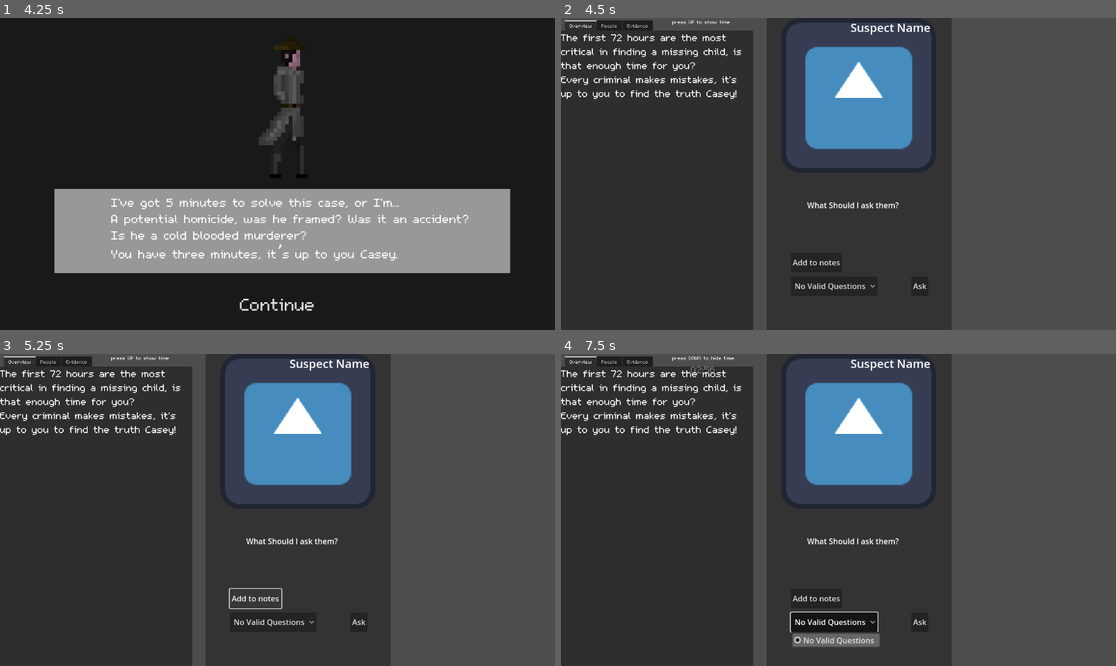
Above: before the commit, frames 1-4 (two rows, left to right).
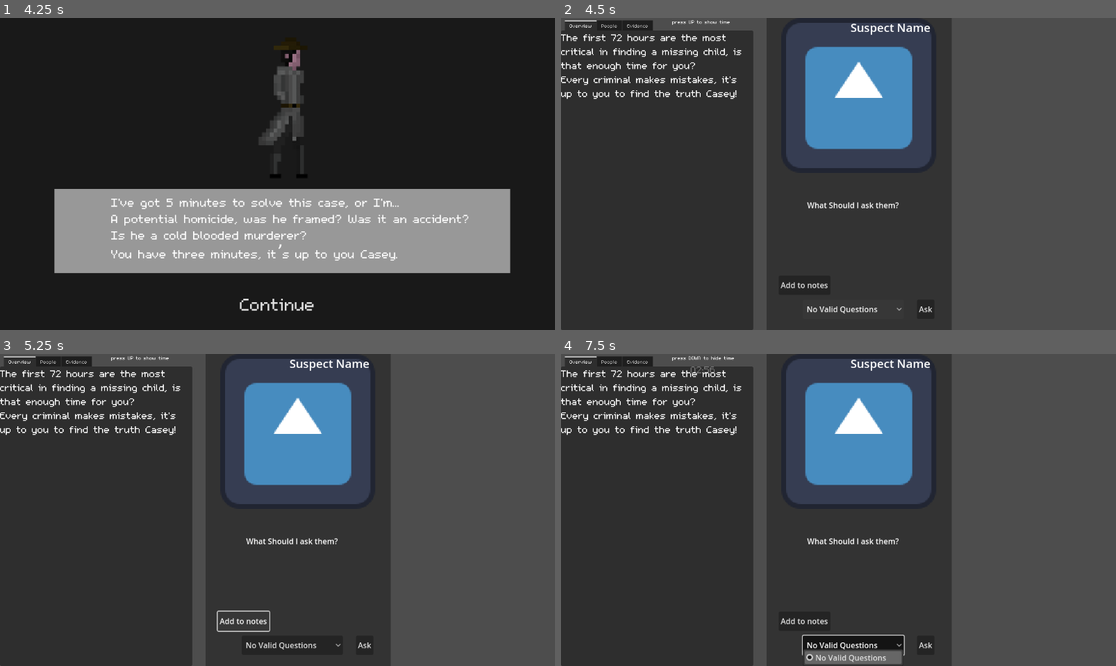
Above: after the commit, the same moments.

Repository: SalpinxAri/Speed-Sleuth
Game: Godot game, scene res://scenes/menu.tscn
Same seed, same stepped clock (60 frames per second), same inputs: the game is played once before the commit and once after it. The engine's default icon, where the game draws it, is replaced by a stand-in: a white triangle on a blue panel in a dark square.
Inputs:
- Up to frame 1 (4.25 s): click "Case 1" at 0.5 s; click "Continue" at 1.25 s; click "Continue" at 2 s; tap Enter at 2.75 s; hold Up (ui_up) 2.78-3.53 s; tap Space at 3.5 s; hold Down (ui_down) from 3.53 s (still down)
- Up to frame 2 (4.5 s): release Down (ui_down) at 4.25 s; click "Continue" at 4.25 s
- Up to frame 3 (5.25 s): click "Add to notes" at 5 s
- Up to frame 4 (7.5 s): click "Ask" at 5.75 s; click "No Valid Questions" at 6.5 s; hold Up (ui_up) from 7.28 s (still down)

Frame 1 is identical in both runs. In frame 2, 0.4% of the frame differs, in the area x 39-67%, y 77-95%; in frame 3, 0.6%; in frame 4, 2.5%, in the area x 39-67%, y 77-100%.

Commit message:
Another update. Im going to sleep now, but will work more tommorw.
REMEMBER: 4:00 PM IS OUR DEADLINE

Diff:
--- a/second-game/scenes/ask_questions.tscn
+++ b/second-game/scenes/ask_questions.tscn
@@ -7,6 +7,7 @@
 [ext_resource type="Script" uid="uid://ceafoki62q5m0" path="res://scripts/questions.gd" id="5_nfgpo"]
 [ext_resource type="Script" uid="uid://sej7alfkvpjt" path="res://scripts/add_to_notes_button.gd" id="6_ilq03"]
 [ext_resource type="Script" uid="uid://d3fu7lvxyqoaf" path="res://scripts/ask_question.gd" id="7_btou2"]
+[ext_resource type="Script" uid="uid://c2i0eus2cpqdn" path="res://scripts/response.gd" id="8_qdwts"]
 
 [sub_resource type="LabelSettings" id="LabelSettings_klkq2"]
 font_size = 24
@@ -60,13 +61,15 @@
 
 [node name="Questions" type="BoxContainer" parent="."]
 layout_mode = 0
-offset_left = 50.0
-offset_top = 537.0
-offset_right = 230.0
-offset_bottom = 577.0
+offset_left = 75.0
+offset_top = 585.0
+offset_right = 255.0
+offset_bottom = 625.0
 
 [node name="OptionButton" type="OptionButton" parent="Questions"]
+custom_minimum_size = Vector2(209.64, 0)
 layout_mode = 2
+clip_text = true
 selected = 0
 fit_to_longest_item = false
 allow_reselect = true
@@ -78,10 +81,10 @@
 
 [node name="Add_to_notes" type="BoxContainer" parent="."]
 layout_mode = 0
-offset_left = 50.0
-offset_top = 488.0
-offset_right = 157.0
-offset_bottom = 528.0
+offset_left = 25.0
+offset_top = 535.0
+offset_right = 132.0
+offset_bottom = 575.0
 
 [node name="Button" type="Button" parent="Add_to_notes"]
 layout_mode = 2
@@ -90,10 +93,10 @@
 
 [node name="Ask_question" type="BoxContainer" parent="."]
 layout_mode = 0
-offset_left = 300.0
-offset_top = 537.0
-offset_right = 340.0
-offset_bottom = 577.0
+offset_left = 312.0
+offset_top = 585.0
+offset_right = 352.0
+offset_bottom = 625.0
 
 [node name="Button" type="Button" parent="Ask_question"]
 layout_mode = 2
@@ -117,9 +120,11 @@
 horizontal_alignment = 1
 vertical_alignment = 1
 autowrap_mode = 3
+script = ExtResource("8_qdwts")
 
 [connection signal="choice_changed" from="." to="Suspect_img/TextureRect" method="_on_ask_questions_choice_changed"]
 [connection signal="choice_changed" from="." to="Suspect_name/Label" method="_on_ask_questions_choice_changed"]
 [connection signal="choice_changed" from="." to="Questions/OptionButton" method="_on_ask_questions_choice_changed"]
 [connection signal="choice_changed" from="." to="Ask_question/Button" method="_on_ask_questions_choice_changed"]
+[connection signal="choice_changed" from="." to="Response/Label" method="_on_ask_questions_choice_changed"]
 [connection signal="item_selected" from="Questions/OptionButton" to="Ask_question/Button" method="_on_option_button_item_selected"]
--- a/second-game/scripts/add_to_notes_button.gd
+++ b/second-game/scripts/add_to_notes_button.gd
@@ -2,3 +2,5 @@
 
 #TODO
 #When this is pressed make it add stuff to the notes. I cant do this yet
+
+var current_info = 0
--- a/second-game/scripts/questions.gd
+++ b/second-game/scripts/questions.gd
@@ -5,7 +5,7 @@
 var suspect_name = "Adolphne Sax"
 var is_suspect = false
 
-var questions = [false, false, false, false, false]
+var questions = 1
 # Need to import these based on which person it is.
 var questions_text = []
 
@@ -45,7 +45,6 @@
 				"Do you have any children of your own, or are you looking to have children of your own?"
 			]
 		_:
-			print("WITNESS", suspect_name)
 			is_suspect = false
 			questions_text = [
 				"What did you witness?"
@@ -54,8 +53,8 @@
 	if is_suspect:
 		self.clear()
 		self.add_item("Pick a question", 0)
-		for i in range(len(questions)):
-			if questions[i]:
+		for i in range(5):
+			if i < questions:
 				self.add_item(questions_text[i], i+1)
 	else:
 		self.clear()
--- /dev/null
+++ b/second-game/scripts/response.gd
@@ -0,0 +1,19 @@
+extends Label
+
+var suspect_name = ""
+
+
+func _on_ask_questions_choice_changed() -> void:
+	suspect_name = $"../..".suspect_name
+	match suspect_name:
+		"Madison Woodard":
+			self.text = "A nurse at the hospital was in charge of looking over the children in the nursery. Always very diligent in her job, has complained of wanting a child but not being able to conceive for the last week, has been working at the hospital for 4 years."
+
+		"Adolphine Sax":
+			self.text = "A patient at hospital, he was seen out of place near the nursery. When questioned he stopped, then replied suspiciously before turning and walking away. He was discharged an hour ago but was found still lingering around the hospital."
+
+		"Josephine Aguire":
+			self.text = "An EMT working for the hospital, recently arrived with a patient and stuck around after to have a discussion with the doctor about the patient. Went missing for 30 minutes, claiming she was using the restroom."
+
+		_:
+			self.text = "A witness at the scene of the crime... Ask them what they know."
Not shown: 1 places in second-game/scenes/ask_questions.tscn that only renumber resources
Not shown, added: second-game/scripts/response.gd.uid
